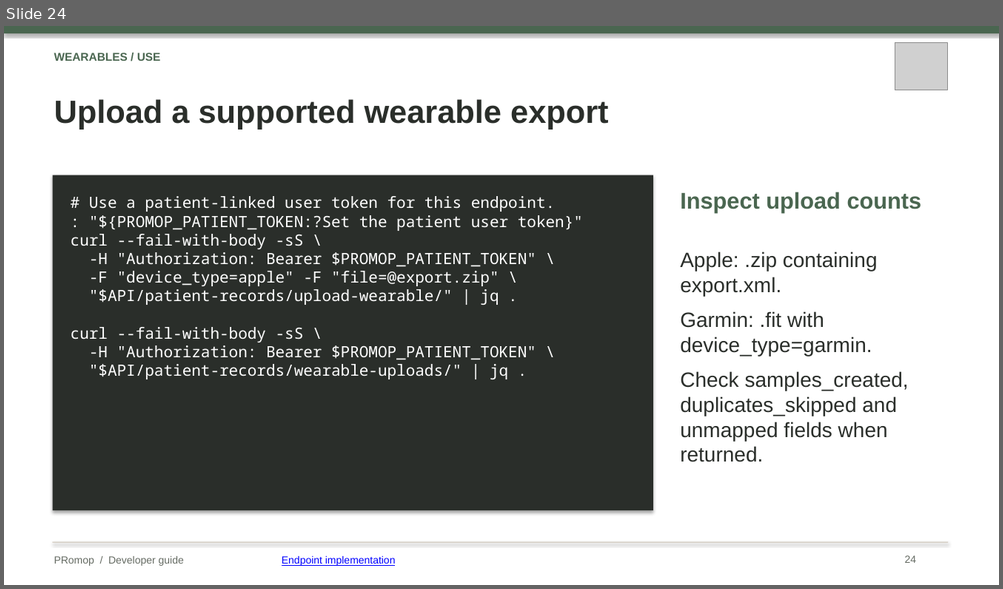
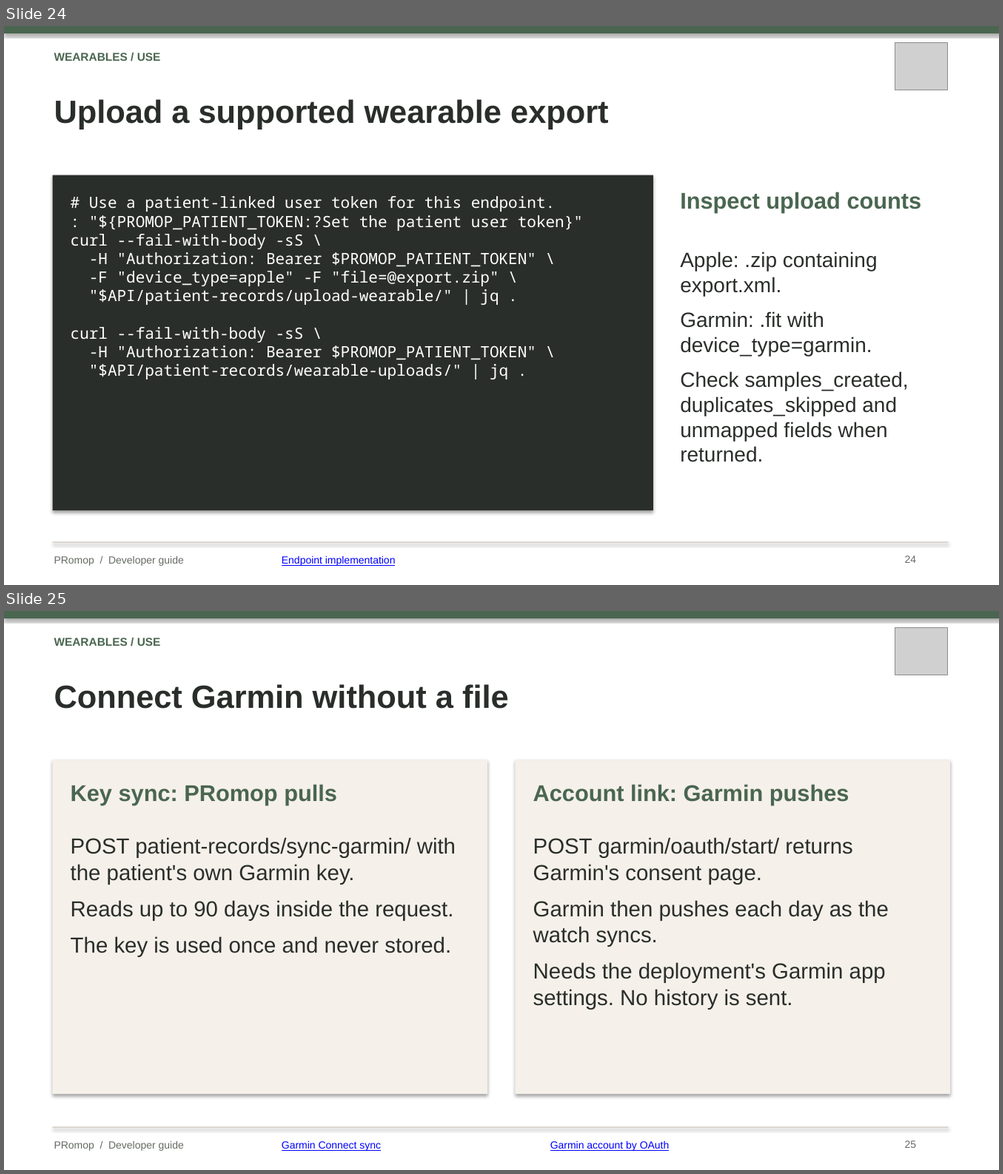
Before and after one commit to healthkey-ai/promop, a slide deck: PRomop_Developer_Guide.pptx. Shown one above the other, each under a label of ours: slide 24 before the commit, slides 24 and 25 after it. The pictures are 1003x589 and 1003x1174 pixels, drawn with LibreOffice and Linux fonts; fonts in the diff are those of the drawing; grey boxes stand for pictures. Boxes give left, top, right and bottom in pixels: in the first picture for what was removed or moved away, otherwise in the second. Text is boxed around its words. In the diff, an @@ line names an element or a change of style, - is before the commit and + after.

```diff
--- a/PRomop_Developer_Guide.pptx
+++ b/PRomop_Developer_Guide.pptx
@@ slide 25 added at <box>4,611,999,1170</box>, background #FFFFFF @@
@@ rectangle added at <box>4,611,999,618</box>, fill #4A6650 @@
@@ picture added at <box>895,627,947,675</box> @@
@@ text added at <box>54,638,161,646</box>, 11 pt, text #4A6650, bold @@
+WEARABLES / USE
@@ text added at <box>54,684,509,709</box>, 31 pt, text #2A2E2A, bold @@
+Connect Garmin without a file
@@ rectangle added at <box>53,760,487,1094</box>, fill #F5F0EA @@
@@ rectangle added at <box>515,760,950,1094</box>, fill #F5F0EA @@
@@ text added at <box>71,784,337,806</box>, 22 pt, text #4A6650, bold @@
+Key sync: PRomop pulls
@@ text added at <box>533,784,849,806</box>, 22 pt, text #4A6650, bold @@
+Account link: Garmin pushes
@@ text added at <box>71,837,455,957</box>, 21 pt, text #2A2E2A @@
+POST patient-records/sync-garmin/ with the patient's own Garmin key.
+Reads up to 90 days inside the request.
+The key is used once and never stored.
@@ text added at <box>533,837,888,1010</box>, 21 pt, text #2A2E2A @@
+POST garmin/oauth/start/ returns Garmin's consent page.
+Garmin then pushes each day as the watch syncs.
+Needs the deployment's Garmin app settings. No history is sent.
@@ rectangle added at <box>53,1128,948,1128</box>, fill #C9BFB0 @@
@@ text added at <box>54,1142,184,1151</box>, 10 pt, text #656B63 @@
+PRomop / Developer guide
@@ text added at <box>282,1142,381,1151</box>, 10 pt, text #0000FF, underline @@
+Garmin Connect sync
@@ text added at <box>550,1142,669,1151</box>, 10 pt, text #0000FF, underline @@
+Garmin account by OAuth
@@ text added at <box>905,1141,916,1148</box>, 10 pt, text #656B63 @@
+25
```
Also in this commit, not shown: 9 slides changed, 1 other slide added, 1 slide removed.
